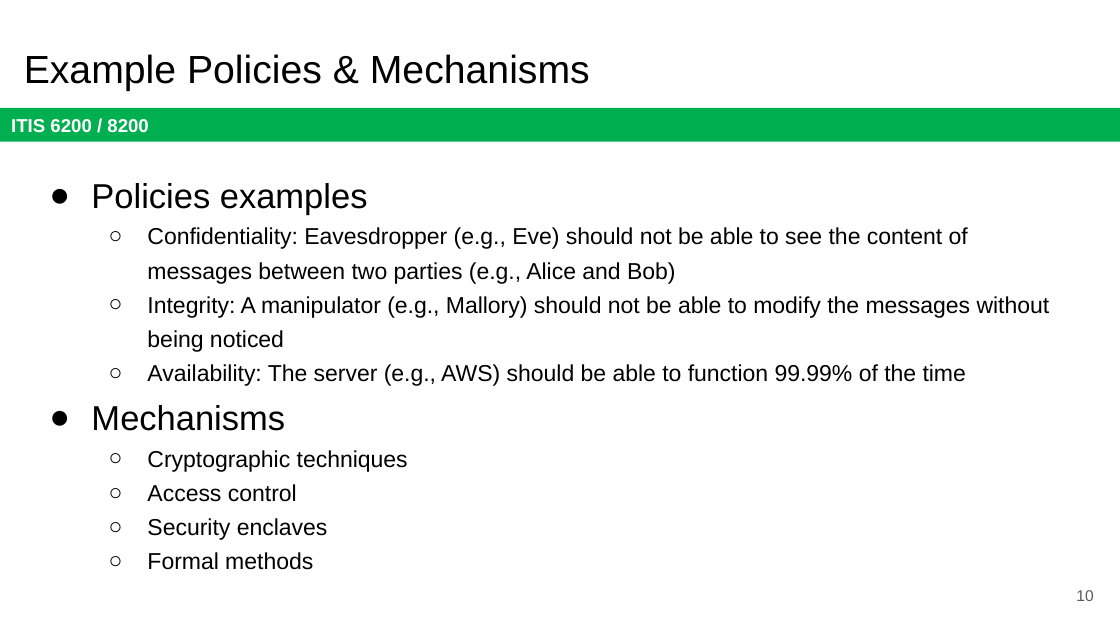
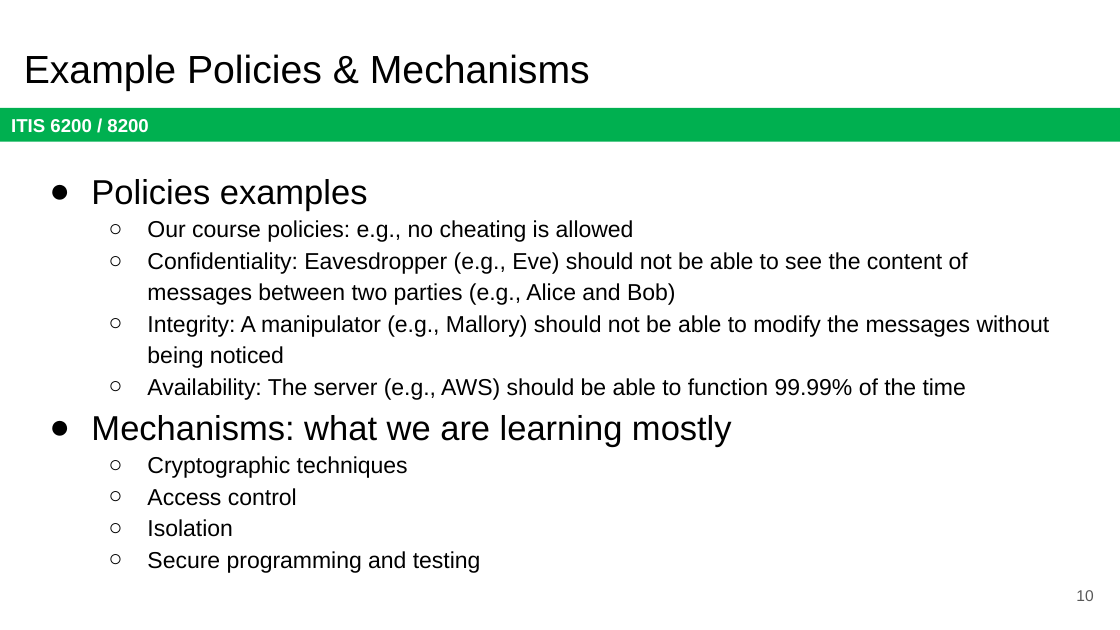
Before and after one commit to jx5c/github.io, a slide deck: slide 10 of teaching/ITIS6200/2023fa/lectures/Properties, policies, and mechanisms.pptx. Drawn at 1120x630 pixels with LibreOffice and Linux fonts; fonts in the diff are those of the drawing. Boxes give left, top, right and bottom in pixels: in the first picture for what was removed or moved away, otherwise in the second. Text is boxed around its words. In the diff, an @@ line names an element or a change of style, - is before the commit and + after.

```diff
--- a/teaching/ITIS6200/2023fa/lectures/Properties, policies, and mechanisms.pptx
+++ b/teaching/ITIS6200/2023fa/lectures/Properties, policies, and mechanisms.pptx
@@ text at (91, 179, 1050, 506): line spacing 1.24 to 1.14 @@
@@ text at (147, 220, 634, 242): paragraph added @@
+  ○ Our course policies: e.g., no cheating is allowed
@@ text at (91, 415, 732, 447): text changed @@
-● Mechanisms
+● Mechanisms: what we are learning mostly
@@ text at (147, 519, 481, 573): text changed @@
-  ○ Security enclaves
-  ○ Formal methods
+  ○ Isolation
+  ○ Secure programming and testing
```
Also in this commit, not shown: 4 other slides changed.
